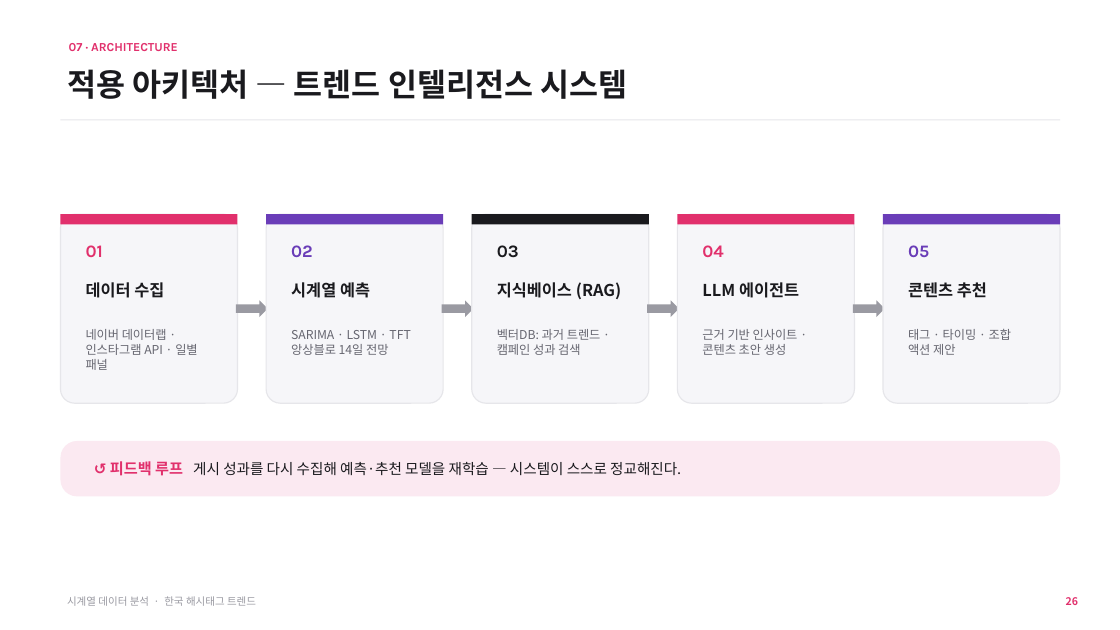
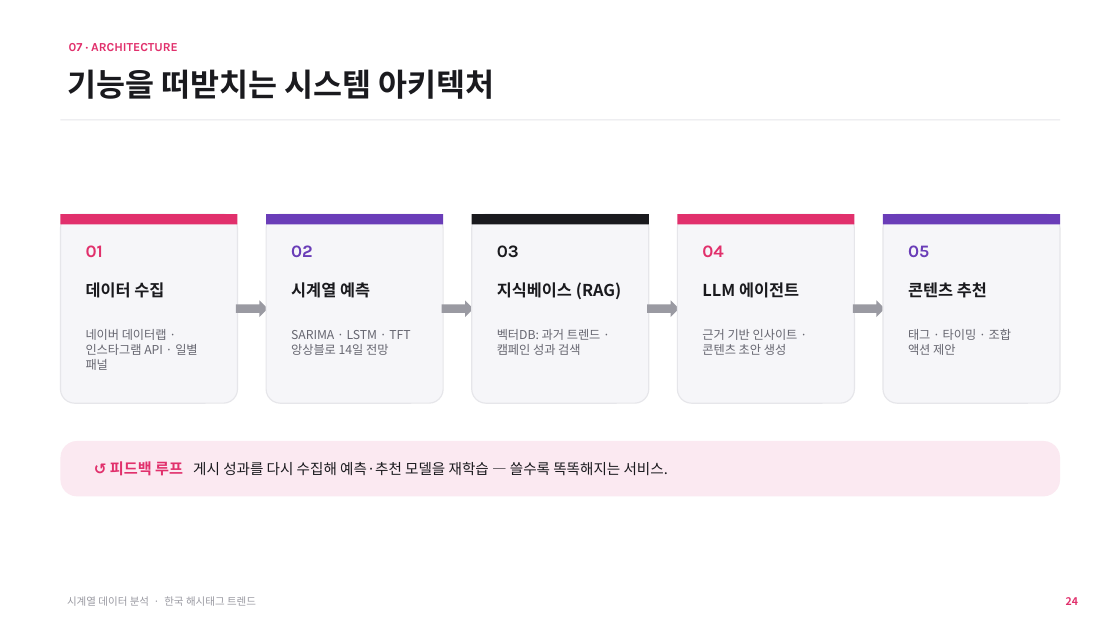
Before and after one commit to iluv4/insta_trend, a slide deck: slide 29 of presentation/insta_trend_timeseries.pptx (slide 31 before the commit). Drawn at 1120x630 pixels with LibreOffice and Linux fonts; fonts in the diff are those of the drawing. Boxes give left, top, right and bottom in pixels: in the first picture for what was removed or moved away, otherwise in the second. Text is boxed around its words. In the diff, an @@ line names an element or a change of style, - is before the commit and + after.

```diff
--- a/presentation/insta_trend_timeseries.pptx
+++ b/presentation/insta_trend_timeseries.pptx
@@ text at box(67, 69, 494, 99): text changed @@
-적용 아키텍처 — 트렌드 인텔리전스 시스템
+기능을 떠받치는 시스템 아키텍처
@@ text at box(110, 461, 668, 476): text changed @@
-↺ 피드백 루프 게시 성과를 다시 수집해 예측·추천 모델을 재학습 — 시스템이 스스로 정교해진다.
+↺ 피드백 루프 게시 성과를 다시 수집해 예측·추천 모델을 재학습 — 쓸수록 똑똑해지는 서비스.
@@ text at box(1066, 597, 1078, 605): text changed @@
-26
+24
```
Also in this commit, not shown: 6 other slides changed, 2 slides added, 3 slides removed, 2 other files.
